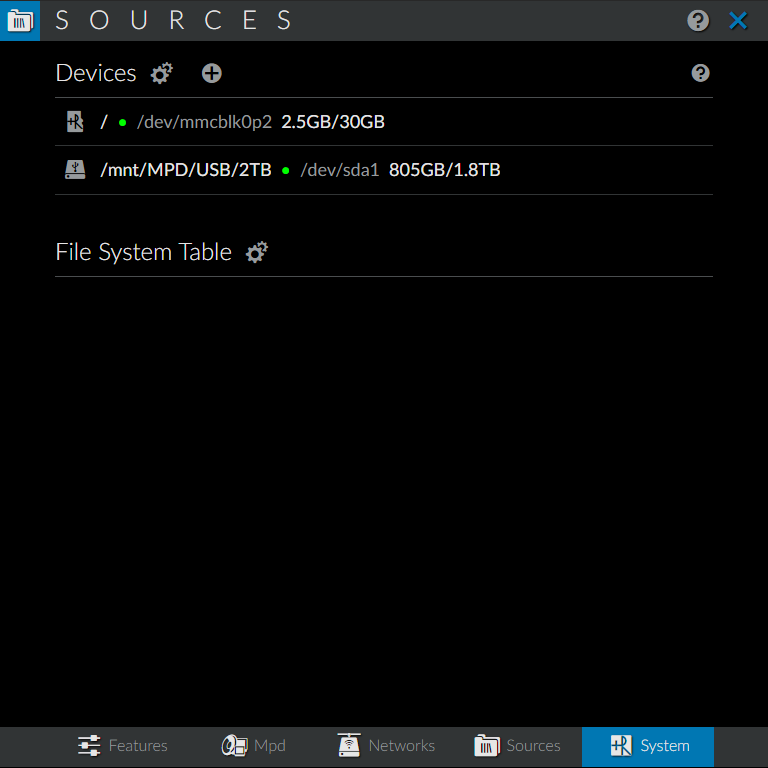
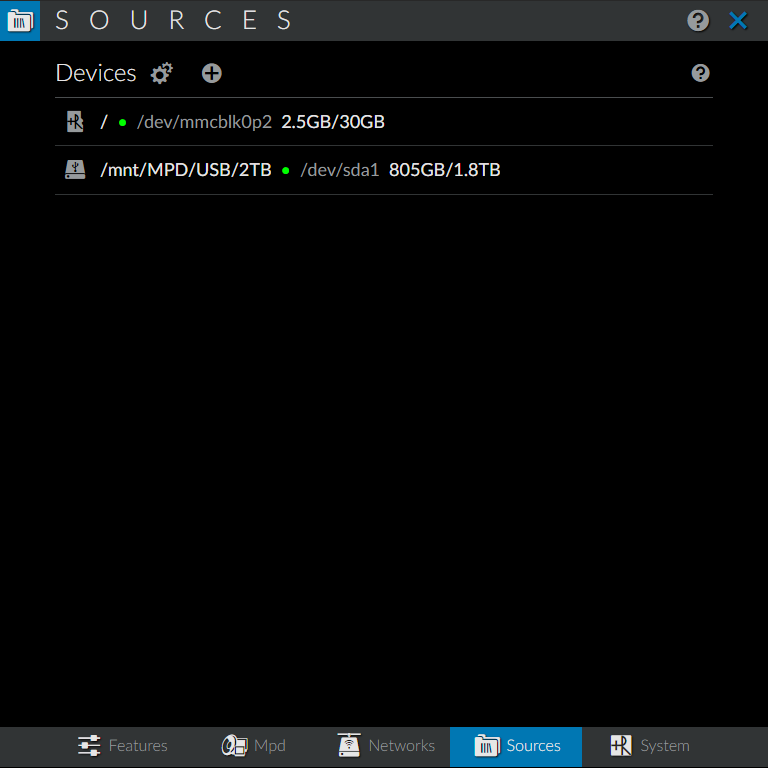
Layered file, before and after one edit (768 × 768). Changes by layer:
showed "sources" over [left=450, top=727, right=714, bottom=767]
hid "system" over [left=450, top=727, right=714, bottom=767]
painted on "Layer 41" over [left=55, top=241, right=713, bottom=277]
